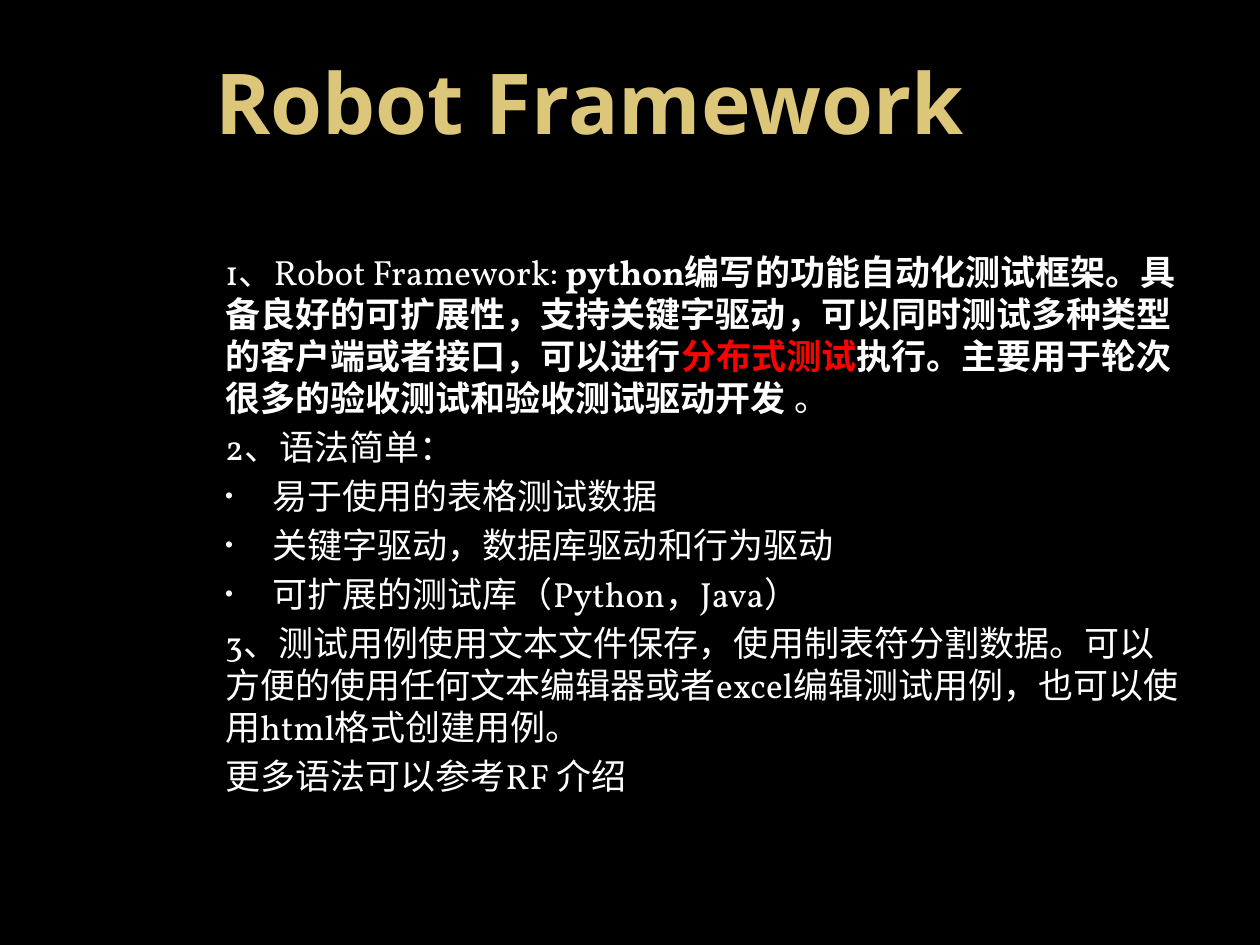
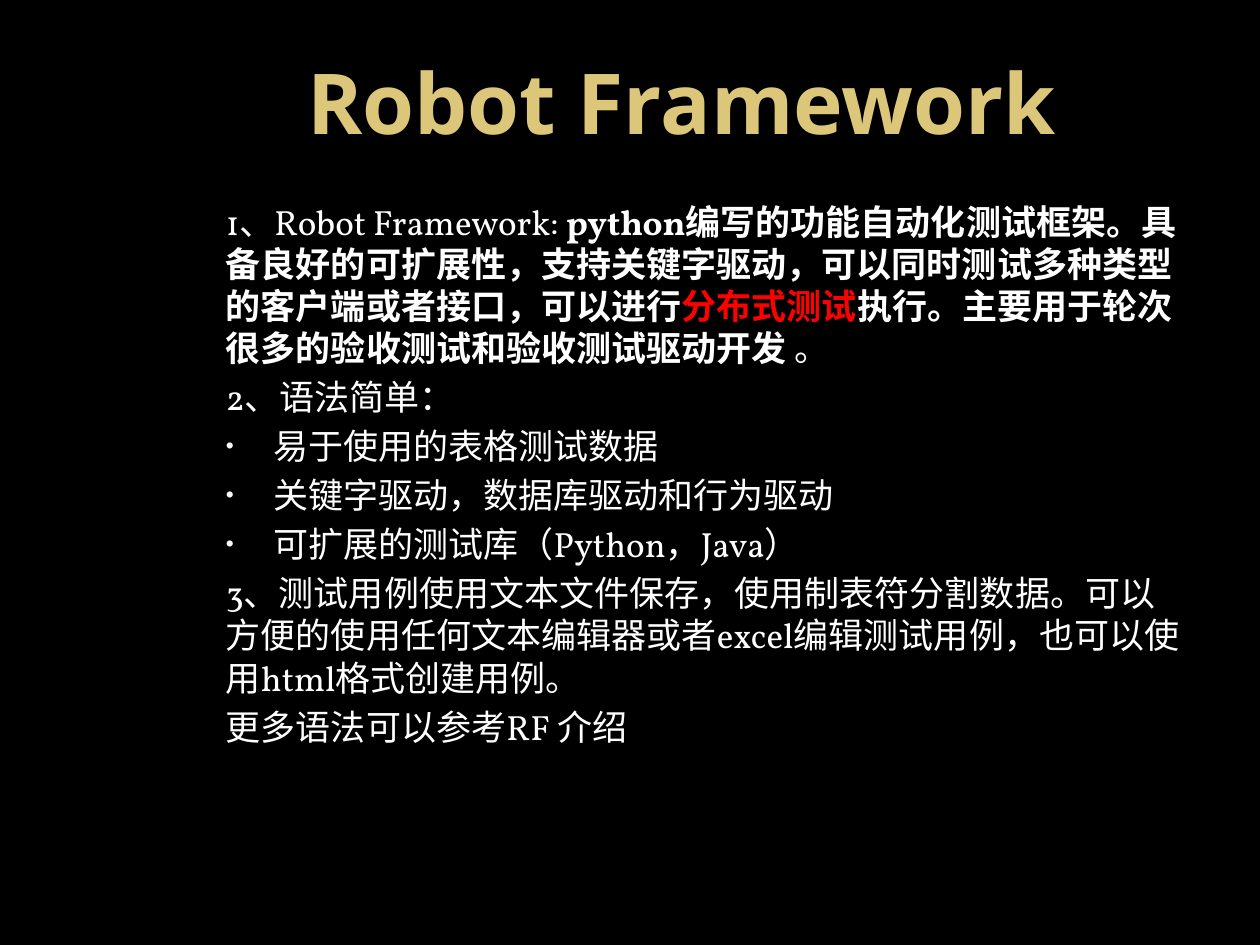
Before and after one commit to elvis2workspace/OPython, a slide deck: slide 7 of 自动化安装包/移动互联网事业部测试自动化实施方案介绍_张修海.pptx. Drawn at 1260x945 pixels with LibreOffice and Linux fonts; fonts in the diff are those of the drawing; background and template pictures are left out. Boxes give left, top, right and bottom in pixels: in the first picture for what was removed or moved away, otherwise in the second. Text is boxed around its words. In the diff, an @@ line names an element or a change of style, - is before the commit and + after.

```diff
--- a/自动化安装包/移动互联网事业部测试自动化实施方案介绍_张修海.pptx
+++ b/自动化安装包/移动互联网事业部测试自动化实施方案介绍_张修海.pptx
@@ title "Robot Framework": place and size @@
-title "Robot Framework" at [215, 70, 964, 135]
+title "Robot Framework" at [307, 70, 1056, 135]
@@ title "Robot Framework" at [307, 70, 1056, 135]: alignment left to centre @@
@@ text "1、Robot Framework: python编写的功能自动化测试框架。具备良好的可扩展性，支持关键字驱动，可以同时 ...": place and size @@
-text "1、Robot Framework: python编写的功能自动化测试框架。具备良好的可扩展性，支持关键字驱动，可以同时 ..." at [225, 255, 1179, 792]
+text "1、Robot Framework: python编写的功能自动化测试框架。具备良好的可扩展性，支持关键字驱动，可以同时 ..." at [226, 205, 1180, 743]
```
Also in this commit, not shown: 7 other slides changed, 6 other files.
